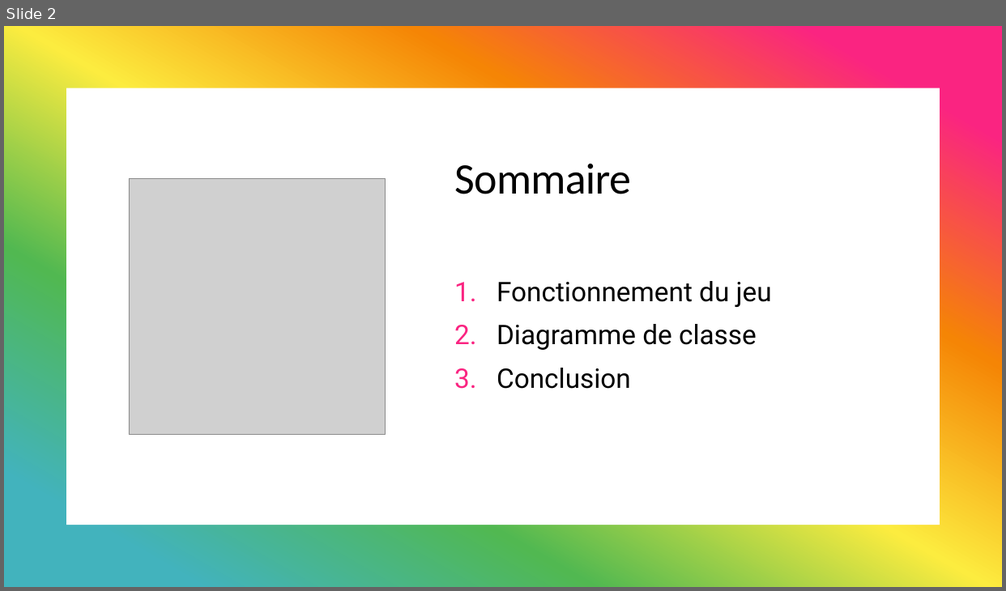
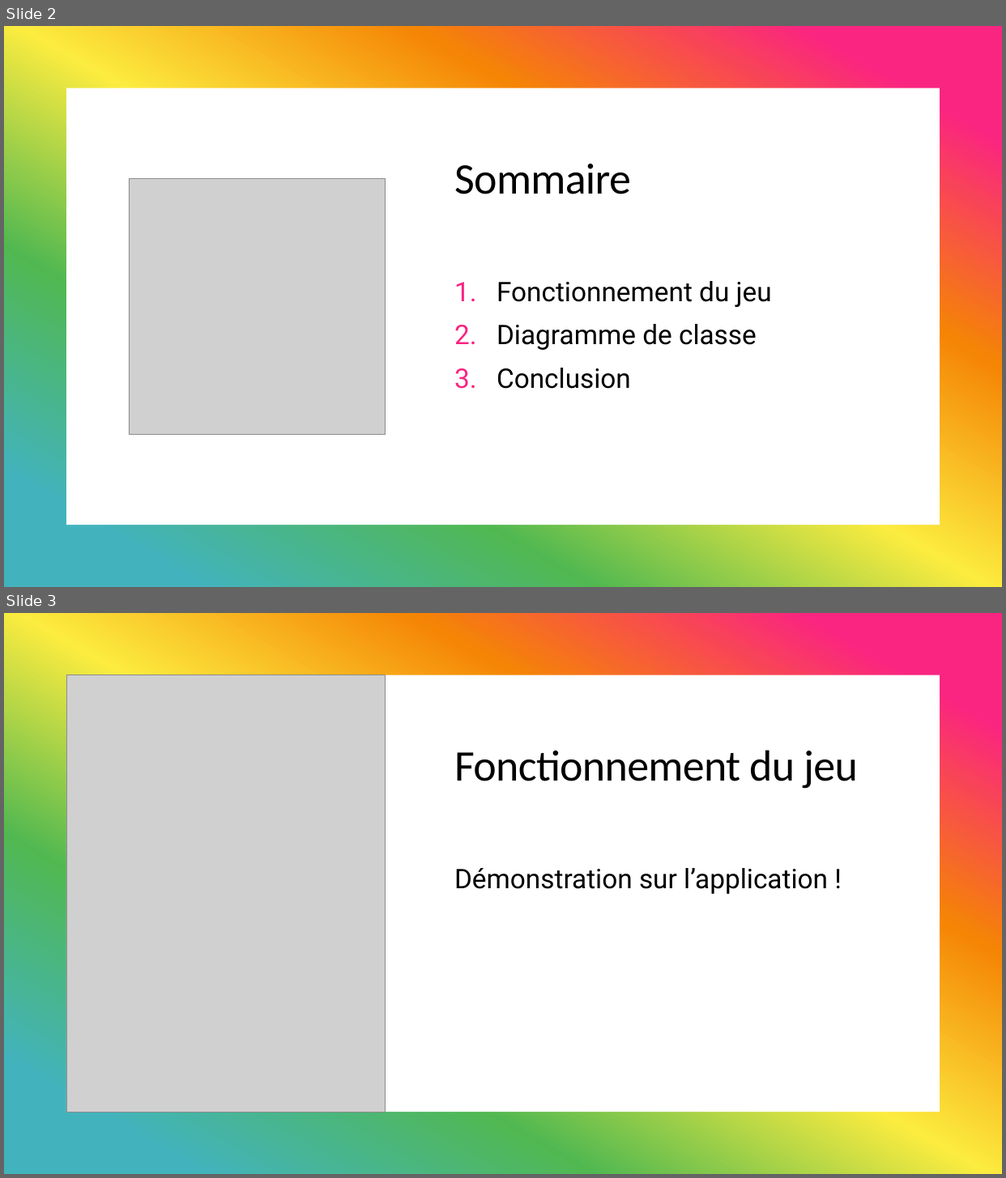
Before and after one commit to MickaeliOS/OpenClassrooms-P3-TermiFighter, a slide deck: P3_03_presentation.pptx. Shown one above the other, each under a label of ours: slide 2 before the commit, slides 2 and 3 after it. The pictures are 1006x591 and 1006x1178 pixels, drawn with LibreOffice and Linux fonts; fonts in the diff are those of the drawing; grey boxes stand for pictures. Boxes give left, top, right and bottom in pixels: in the first picture for what was removed or moved away, otherwise in the second. Text is boxed around its words. In the diff, an @@ line names an element or a change of style, - is before the commit and + after.

```diff
--- a/P3_03_presentation.pptx
+++ b/P3_03_presentation.pptx
@@ slide 3 added at [4, 613, 1002, 1174], background #FFFFFF; not listed: 1 template element that a slide beside it also shows @@
@@ rectangle added at [4, 613, 1002, 1174], fill #FFFFFF @@
@@ rectangle added at [4, 613, 1002, 1174], fill gradient #FA2481 to #F58505 to #FCEC3F to #51B851 to #42B3BD @@
@@ rectangle added at [66, 675, 940, 1112], fill #FFFFFF @@
@@ picture added at [66, 675, 385, 1112] @@
@@ title added at [454, 750, 858, 789], 42 pt, text #000000 @@
+Fonctionnement du jeu
@@ text added at [454, 868, 828, 894], 26 pt, text #000000 @@
+Démonstration sur l’application !
```
Also in this commit, not shown: 1 slide changed, 7 slides removed, 8 other files.
